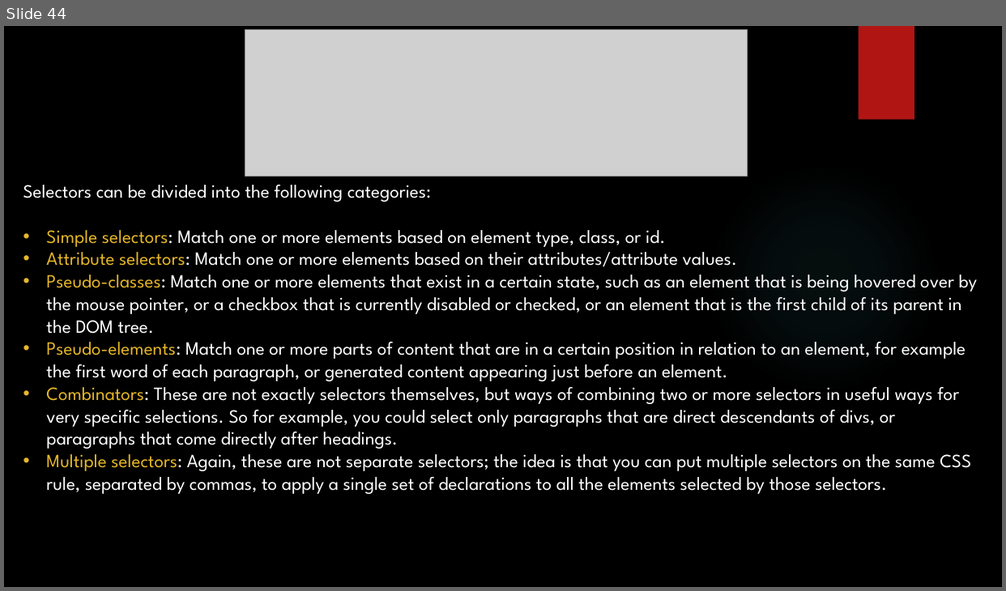
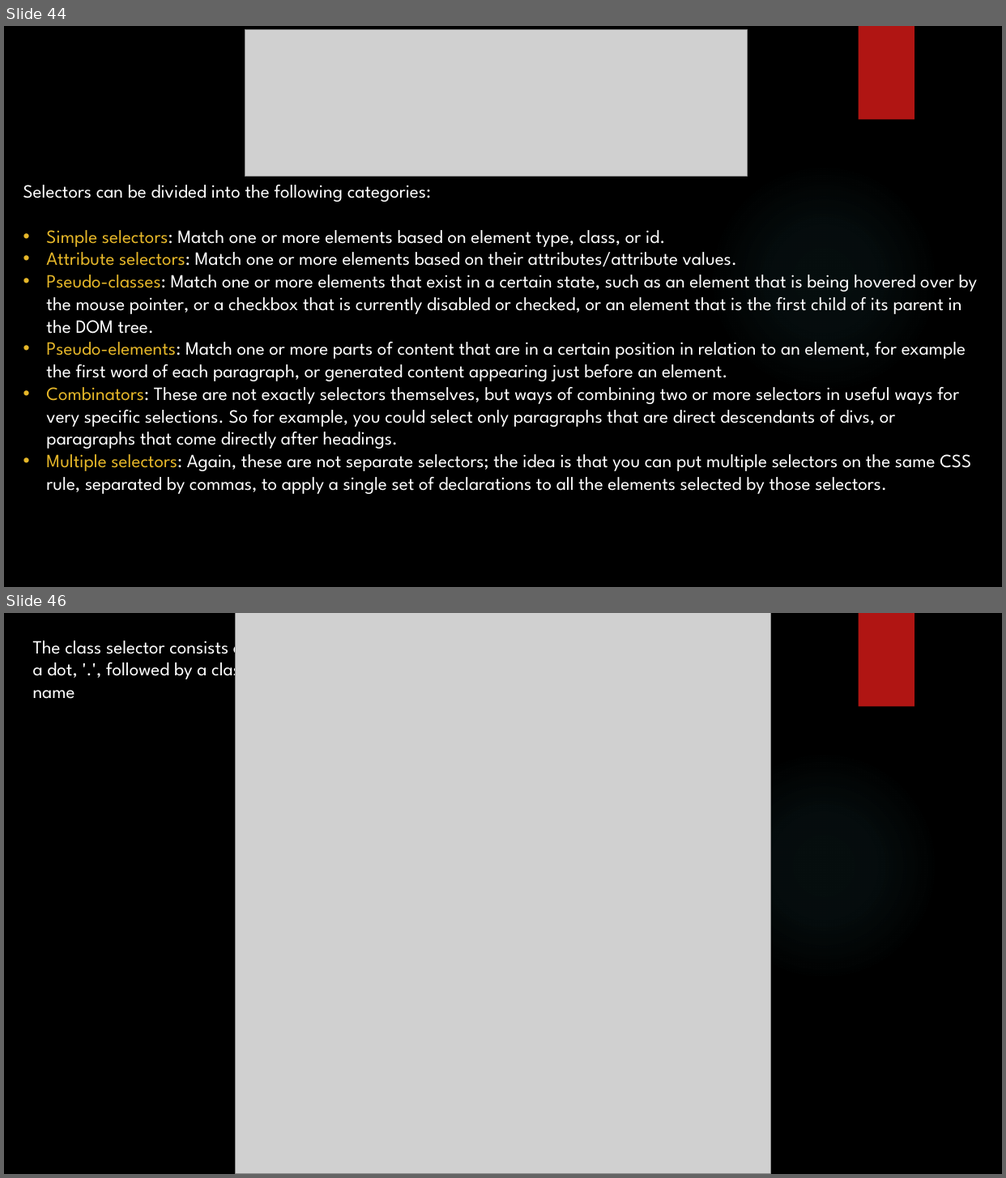
Before and after one commit to yogeshwar1996/HTML5CSS, a slide deck: Fundamentals of HTML and CSS.pptx. Shown one above the other, each under a label of ours: slide 44 before the commit, slides 44 and 46 after it; the slides between them are not shown. The pictures are 1006x591 and 1006x1178 pixels, drawn with LibreOffice and Linux fonts; fonts in the diff are those of the drawing; grey boxes stand for pictures; background and template pictures are left out. Boxes give left, top, right and bottom in pixels: in the first picture for what was removed or moved away, otherwise in the second. Text is boxed around its words. In the diff, an @@ line names an element or a change of style, - is before the commit and + after.

Commit message:
element selector and class selector

```diff
--- a/Fundamentals of HTML and CSS.pptx
+++ b/Fundamentals of HTML and CSS.pptx
@@ slide 46 added at bbox=[4, 613, 1002, 1174], background picture (left out); not listed: 2 template elements that a slide beside it also shows @@
@@ text added at bbox=[33, 635, 249, 699], 18 pt, text #FFFFFF @@
+The class selector consists of a dot, '.', followed by a class name
@@ picture added at bbox=[236, 613, 770, 1174] @@
```
Also in this commit, not shown: 1 other slide added, 2 slides removed.
